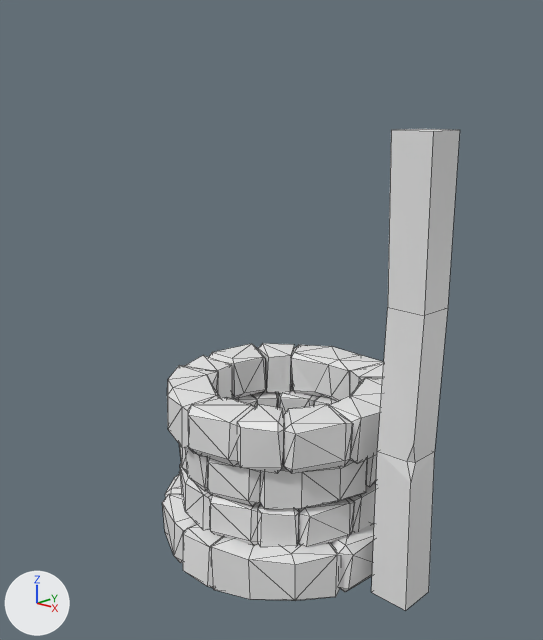
What one commit did to the Blender file Blender/LowPolyWellTutorial.blend.
One viewpoint serves both versions: a 50 mm camera at (3.99, -3.32, 3.5) aimed at (0.17, 0.64, 1.91). The axes (+X, +Y, +Z) are drawn at lower left. The lights are the same throughout. Mesh edges are drawn as thin lines.
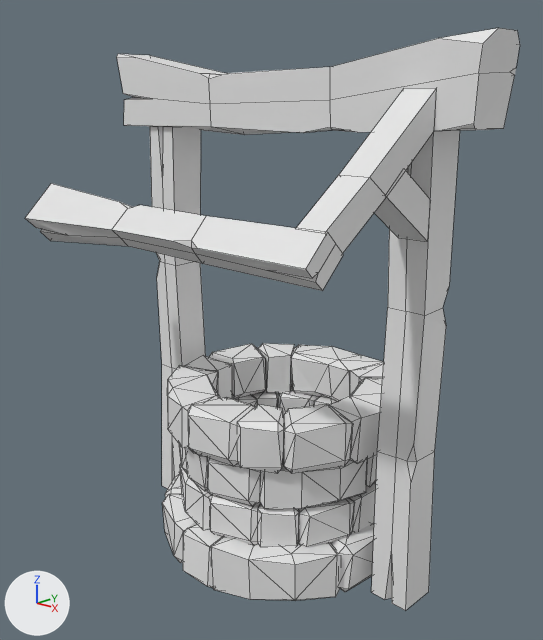
Pixel boxes [x1, y1, x2, y2] of what changed, in the pictures (543 x 640 px):
'Cube', reshaped
    before: [371, 129, 460, 610]
    after: [371, 130, 460, 610]
'Cube.008', added
    after: [117, 28, 520, 135]
'Cube.005', added
    after: [25, 183, 343, 291]
'Cube.004', added
    after: [150, 126, 205, 489]
'Cube.006', added
    after: [296, 89, 436, 253]
'Cube.007', added
    after: [374, 171, 429, 241]

Edits to the bpy script that builds the scene:
```text
Change me_cube:
    used by ob_cube; location = (1.352, 0.781, 0.186); scale = (0.15, 0.15, 0.15)
    remove me_cube.from_pydata(...)  # 19 vertices, 16 faces; spans x -1.0..1.0, y -1.0..1.0, z -1.0..21.0
    add me_cube.from_pydata(...)  # 39 vertices, 32 faces; spans x -1.0..1.0, y -1.0..1.0, z -1.0..21.0
    me_cube part 1
    1 vertex is removed from x 1.0, y 1.0, z 13.4
    10 faces are deleted
    1 vertex moves from x 0.8, y -0.6, z 6.5 to x 0.9, y -0.6, z 6.6
    21 vertices are added at x -0.2..1.0, y -1.0..1.0, z -1.0..21.0
    26 new faces join them
Add me_cube_005:
    me_cube_005.from_pydata(...)  # 52 vertices, 38 faces; spans x -1.75..1.69, y -0.2..0.21, z -0.31..0.33
Add me_cube_004:
    me_cube_004.from_pydata([(-1.0, -3.97, 0.91), (-1.0, -2.44, 2.2), (-1.0, 0.31, -2.04), (-1.0, 0.35, 0.31), (1.0, -3.97, 0.91), (1.0, -2.44, 2.2), (1.0, 0.31, -2.04), (1.0, 0.35, 0.31)], [], [(0, 1, 3, 2), (2, 3, 7, 6), (6, 7, 5, 4), (4, 5, 1, 0), (2, 6, 4, 0), (7, 3, 1, 5)])
Add me_cube_003:
    me_cube_003.from_pydata(...)  # 12 vertices, 10 faces; spans x -1.06..1.0, y -6.91..1.0, z -6.21..1.0
Add me_cube_002:
    me_cube_002.from_pydata(...)  # 39 vertices, 32 faces; spans x -1.5..1.4, y -1.4..1.4, z -1.0..21.1
Add me_cube_001:
    me_cube_001.from_pydata(...)  # 39 vertices, 32 faces; spans x -1.2..1.1, y -1.1..1.1, z -1.0..21.1
Add ob_cube_008:
    ob_cube_008 = bpy.data.objects.new('Cube.008', me_cube_005)
    ob_cube_008.location = (0.152, 0.779, 3.57)
Add ob_cube_007:
    ob_cube_007 = bpy.data.objects.new('Cube.007', me_cube_004)
    ob_cube_007.location = (1.389, 0.616, 2.9)
    ob_cube_007.scale = (0.109, 0.109, 0.109)
Add ob_cube_006:
    ob_cube_006 = bpy.data.objects.new('Cube.006', me_cube_003)
    ob_cube_006.location = (1.399, 0.495, 3.463)
    ob_cube_006.scale = (0.12, 0.12, 0.12)
Add ob_cube_005:
    ob_cube_005 = bpy.data.objects.new('Cube.005', me_cube_002)
    ob_cube_005.location = (1.384, -0.344, 2.702)
    ob_cube_005.rotation_euler = (1.571, 5.498, -1.571)  # degrees (90, 315, -90)
    ob_cube_005.scale = (0.0969, 0.12, 0.124)
Add ob_cube_004:
    ob_cube_004 = bpy.data.objects.new('Cube.004', me_cube_001)
    ob_cube_004.location = (-1.073, 0.781, 3.162)
    ob_cube_004.rotation_euler = (0.0, 3.142, 0.0)  # degrees (0, 180, 0)
    ob_cube_004.scale = (0.15, 0.15, 0.15)
```
